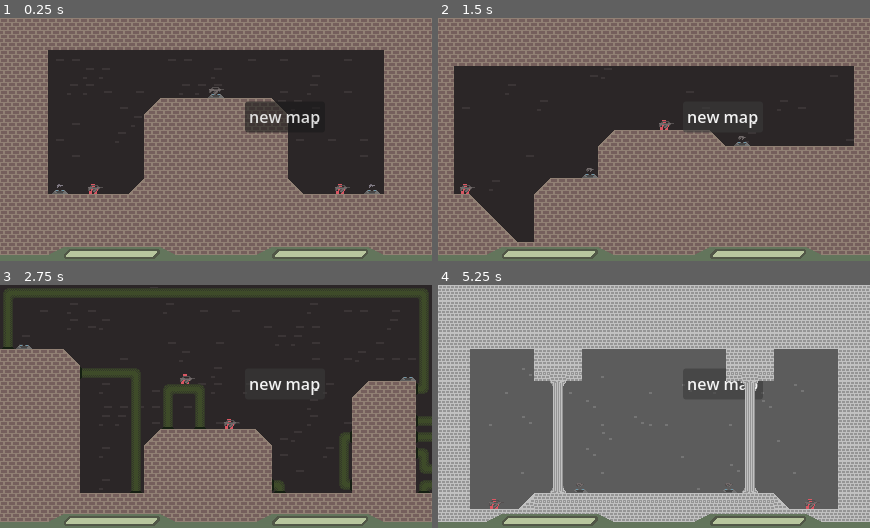
Above: before the commit, frames 1-4 (two rows, left to right).
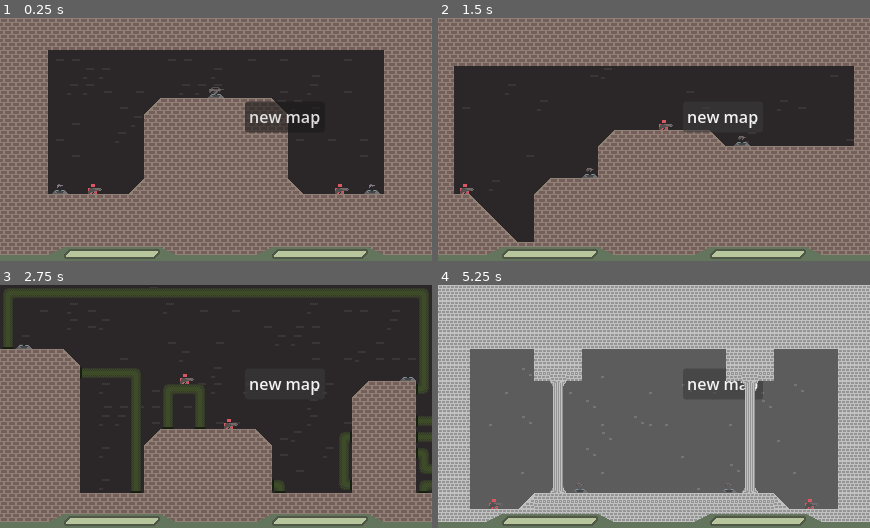
Above: after the commit, the same moments.

Repository: snuggyizme/horse-fishstick
Game: Godot game, scene res://scenes/main.tscn
Same seed, same stepped clock (60 frames per second), same inputs: the game is played once before the commit and once after it. The project has no main scene, so this scene is started directly.
Inputs:
- Up to frame 1 (0.25 s): no input
- Up to frame 2 (1.5 s): click "new map" at 0.5 s; click "new map" at 1.25 s
- Up to frame 3 (2.75 s): click "new map" at 2 s
- Up to frame 4 (5.25 s): tap Enter at 2.75, 4.25 s; tap Space at 3.5, 5 s

The runs differ from the first frame. In frame 1, 0.1% of the frame differs, in the area x 20-82%, y 68-99%; in frame 2, 0.1%; in frame 3, 0.1%; in frame 4, less than 0.1%.

Commit message:
I was going to have a commit message that said "Knockback" because that was what was next to add but I forgot about github and added shotguns so...

Diff:
--- a/guns/desert-eagle.tres
+++ b/guns/desert-eagle.tres
@@ -8,7 +8,7 @@
 damage = 50.0
 rateOfFire = 0.75
 rangeLimit = 99999
-recoil = 15.0
+recoil = 1.4
 spread = 1.5
 knockback = 2.5
 auto = true
--- a/guns/pistol.tres
+++ b/guns/pistol.tres
@@ -8,7 +8,7 @@
 damage = 20.0
 rateOfFire = 0.33
 rangeLimit = 999
-recoil = 5.0
+recoil = 0.9
 spread = 3.0
 knockback = 0.5
 isHitscan = true
--- /dev/null
+++ b/guns/shotgun.tres
@@ -0,0 +1,24 @@
+[gd_resource type="Resource" script_class="GunResource" format=3 uid="uid://c1835y5u6885p"]
+
+[ext_resource type="Script" uid="uid://b0c2pvngg4dqi" path="res://scripts/gundata.gd" id="1_xt1l3"]
+[ext_resource type="PackedScene" uid="uid://b27dgy8l08ej3" path="res://scenes/gun visuals/visual_shotgun.tscn" id="2_amjxj"]
+
+[resource]
+script = ExtResource("1_xt1l3")
+damage = 6.5
+rateOfFire = 2.2
+rangeLimit = 70
+recoil = 1.6
+spread = 13.0
+knockback = 0.2
+isHitscan = true
+projectileSpeed = 69420
+displayName = "shotgun"
+visual = ExtResource("2_amjxj")
+isBurst = true
+burstSize = 16
+burstRate = 69420.0
+ammo = 64
+bulletsPerShot = 16
+doBullertsPerShotWithBurstAmmo = true
+metadata/_custom_type_script = "uid://b0c2pvngg4dqi"
--- a/guns/smg.tres
+++ b/guns/smg.tres
@@ -8,9 +8,9 @@
 damage = 5.0
 rateOfFire = 0.1
 rangeLimit = 60
-recoil = 5.0
+recoil = 1.1
 spread = 8.0
-knockback = 5.0
+knockback = 1.15
 auto = true
 isHitscan = true
 projectileSpeed = 69420
--- /dev/null
+++ b/scenes/gun visuals/visual_shotgun.tscn
@@ -0,0 +1,12 @@
+[gd_scene format=3 uid="uid://b27dgy8l08ej3"]
+
+[ext_resource type="Texture2D" uid="uid://cjvjymslnswsd" path="res://assets/sprites/guns/shotgun.png" id="1_sg11f"]
+
+[node name="visual-shotgun" type="Node2D" unique_id=14661002]
+position = Vector2(2.07, 0.255)
+
+[node name="gun" type="Sprite2D" parent="." unique_id=1980935187]
+texture = ExtResource("1_sg11f")
+
+[node name="muzzle" type="Marker2D" parent="." unique_id=1635726664]
+position = Vector2(5, 0.5)
--- a/scenes/ui.tscn
+++ b/scenes/ui.tscn
@@ -26,7 +26,7 @@
 z_index = 11
 offset_left = -150.0
 offset_top = 112.0
-offset_right = -59.0
+offset_right = -58.0
 offset_bottom = 118.0
 theme_override_styles/background = SubResource("StyleBoxEmpty_nt7q6")
 theme_override_styles/fill = SubResource("StyleBoxFlat_nt7q6")
@@ -37,7 +37,7 @@
 
 [node name="p2_hp" type="ProgressBar" parent="." unique_id=201592219]
 z_index = 11
-offset_left = 59.0
+offset_left = 58.0
 offset_top = 112.0
 offset_right = 150.0
 offset_bottom = 118.0
--- a/scripts/guncontroller.gd
+++ b/scripts/guncontroller.gd
@@ -2,7 +2,7 @@
 
 var fireTime := 0.0
 var burstFireTime := 0.0
-var gun: GunResource = load("res://guns/t-M0N.tres")
+var gun: GunResource = load("res://guns/shotgun.tres")
 
 var visual: Node2D
 var muzzle
@@ -59,7 +59,26 @@
 
 	get_parent().nudge(holyFuckTooManyAimingVariables, gun.recoil * 100)
 	#get_parent().nudge(Vector2.LEFT, 350)
+
 	var spaceState = get_world_2d().direct_space_state
+	var muzzleQuery = PhysicsPointQueryParameters2D.new()
+	muzzleQuery.position = start
+	muzzleQuery.collide_with_areas = true
+	muzzleQuery.collide_with_bodies = true
+	muzzleQuery.exclude = [get_parent()]
+	muzzleQuery.collision_mask = 1
+
+	var muzzleResults = spaceState.intersect_point(muzzleQuery)
+	if muzzleResults.size() > 0:
+		for hit in muzzleResults:
+			var collider = hit.collider
+
+			if collider.has_method("hurt"):
+				collider.hurt(gun.damage)
+				collider.nudge(-direction, gun.knockback * 50)
+
+		#print("point blank")
+		return
 
 	var query = PhysicsRayQueryParameters2D.create(start, end)
 	query.collide_with_areas = true
@@ -80,13 +99,14 @@
 
 		if hit.has_method("hurt"):
 			hit.hurt(gun.damage)
+			hit.nudge(-direction, gun.knockback * 50)
 	else:
 		trace(start, end)
 
 func tryShoot():
 	var now = Time.get_ticks_msec() / 1000.0
 
-	if gun.isBurst:
+	if gun.isBurst and not gun.doBullertsPerShotWithBurstAmmo: # burst and not shotgun
 		if burstAmmo > 0 and now < burstFireTime:
 			return
 
@@ -109,6 +129,25 @@
 		fireTime = now + gun.rateOfFire
 
 		return
+	elif gun.isBurst and gun.doBullertsPerShotWithBurstAmmo: # burst shotgun (reload needed)
+		if burstAmmo > 0 and now < fireTime:
+			return
+		if burstAmmo <= 0:
+			if now < fireTime:
+				return
+
+			var loadAmount = min(gun.burstSize, ammo)
+			burstAmmo = loadAmount
+			ammo -= loadAmount
+
+		if ammo <= 0:
+			print("no ammo")
+			return
+
+		for pellet in range(gun.bulletsPerShot):
+			shoot()
+			burstAmmo -= 1
+		fireTime = now + gun.rateOfFire
 	if now < fireTime:
 		return
 
--- a/scripts/gundata.gd
+++ b/scripts/gundata.gd
@@ -21,3 +21,6 @@
 @export var burstRate: float # seconds betweeen bursts
 
 @export var ammo: int
+
+@export var bulletsPerShot: int # shotgun
+@export var doBullertsPerShotWithBurstAmmo: bool # if so, the shotgun will consume the ammo of the burst to fire it. if false, the shotgun will fire bulletsPerShot and take 1 ammo.
--- a/scripts/player.gd
+++ b/scripts/player.gd
@@ -38,7 +38,6 @@
 
 func nudge(direction: Vector2, speed):
 	velocity += -direction * speed
-	print(direction)
 
 func hurt(damage: float):
 	hp -= damage
Binary file added: assets/sprites/guns/bubblegun.aseprite
Binary file added: assets/sprites/guns/bubblegun.png
Not shown, added: assets/sprites/guns/bubblegun.png.import
Binary file added: assets/sprites/guns/shotgun.aseprite
Binary file added: assets/sprites/guns/shotgun.png
Not shown, added: assets/sprites/guns/shotgun.png.import
